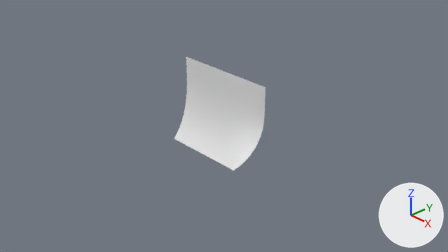
The Blender file assets/paper.blend, before and after one commit.
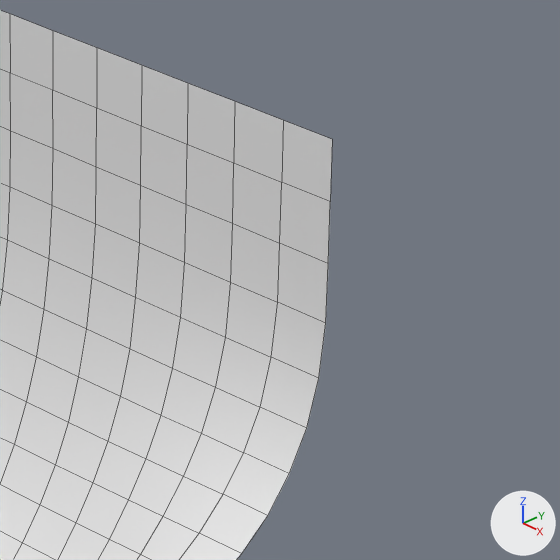
The first picture shows the older version from the file's camera 'Camera'. The close-ups show the older and then the newer version on the part from 47% to 68% of the width and 26% to 62% of the height of that picture. Only the edits that show in the close-ups are written down. The axes (+X, +Y, +Z) are drawn at lower right. The lights are the same throughout. The close-ups show mesh edges as thin lines.
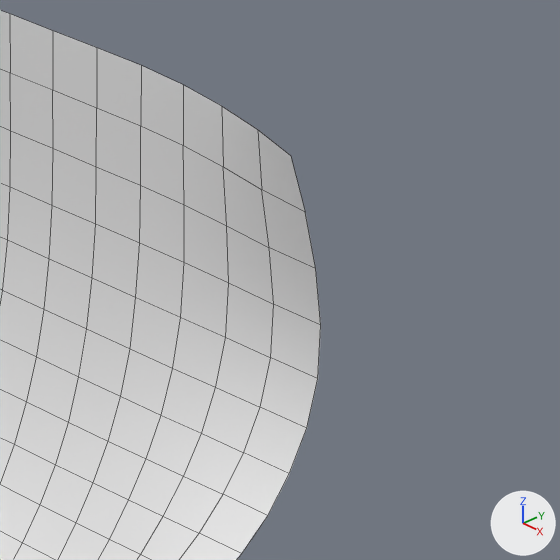
The change, as a list of edits to the scene's bpy script:
```text
Change me_plane:
    where me_plane.from_pydata(...)  # 144 vertices, 121 faces; spans x -1.0..1.0, y -0.58..1.0, z 0.0..0.71
    used by ob_plane; location = (0.0, 0.0, 0.0); rotation_euler = (1.571, 0.0, 0.0), in degrees (90, 0, 0)
    before: 31 (1.0, 0.46, 0.0) at pixel (325, 323), 36 (0.45, 1.0, 0.0) at pixel (187, 83), 122 (0.45, 0.64, 0.0) at pixel (186, 204), 123 (0.45, 0.82, 0.0) at pixel (187, 144), 131 (0.64, 0.46, 0.0) at pixel (230, 282)
    before: 132 (0.64, 0.64, 0.0) at pixel (232, 223), 141 (0.82, 0.46, 0.0) at pixel (277, 302)
    me_plane part 1
    add for i in [31, 36, 132, 141]: me_plane.vertices[i].co += Vector((0.0, 0.0, 0.02))
    add for i in [122, 123, 131]: me_plane.vertices[i].co += Vector((0.0, 0.0, 0.01))
    me_plane.vertices[3].co: (1.0, 1.0, 0.0) -> (1.0, 1.0, 0.16)  # pixel (332, 139) -> pixel (290, 155)
    me_plane.vertices[32].co: (1.0, 0.64, 0.0) -> (1.0, 0.64, 0.05)  # pixel (328, 263) -> pixel (315, 268)
    me_plane.vertices[33].co: (1.0, 0.82, 0.0) -> (1.0, 0.82, 0.1)  # pixel (330, 201) -> pixel (305, 212)
    me_plane.vertices[34].co: (0.82, 1.0, 0.0) -> (0.82, 1.0, 0.1)  # pixel (283, 120) -> pixel (257, 129)
    me_plane.vertices[35].co: (0.64, 1.0, 0.0) -> (0.64, 1.0, 0.05)  # pixel (234, 101) -> pixel (221, 106)
    me_plane.vertices[133].co: (0.64, 0.82, 0.0) -> (0.64, 0.82, 0.04)  # pixel (233, 162) -> pixel (223, 166)
    me_plane.vertices[142].co: (0.82, 0.64, 0.0) -> (0.82, 0.64, 0.04)  # pixel (279, 243) -> pixel (269, 247)
    me_plane.vertices[143].co: (0.82, 0.82, 0.0) -> (0.82, 0.82, 0.08)  # pixel (281, 182) -> pixel (261, 189)
```

Where the change shows, as pixel boxes (x1, y1, x2, y2) in the close-ups (560 x 560 px; the box of a moved part takes in the faces that stretch with it):
'Plane', reshaped
    before: (0, 10, 332, 560)
    after: (0, 10, 321, 560)
part 1 of me_plane, moved or reshaped
    before: (140, 65, 332, 378)
    after: (140, 66, 321, 379)
